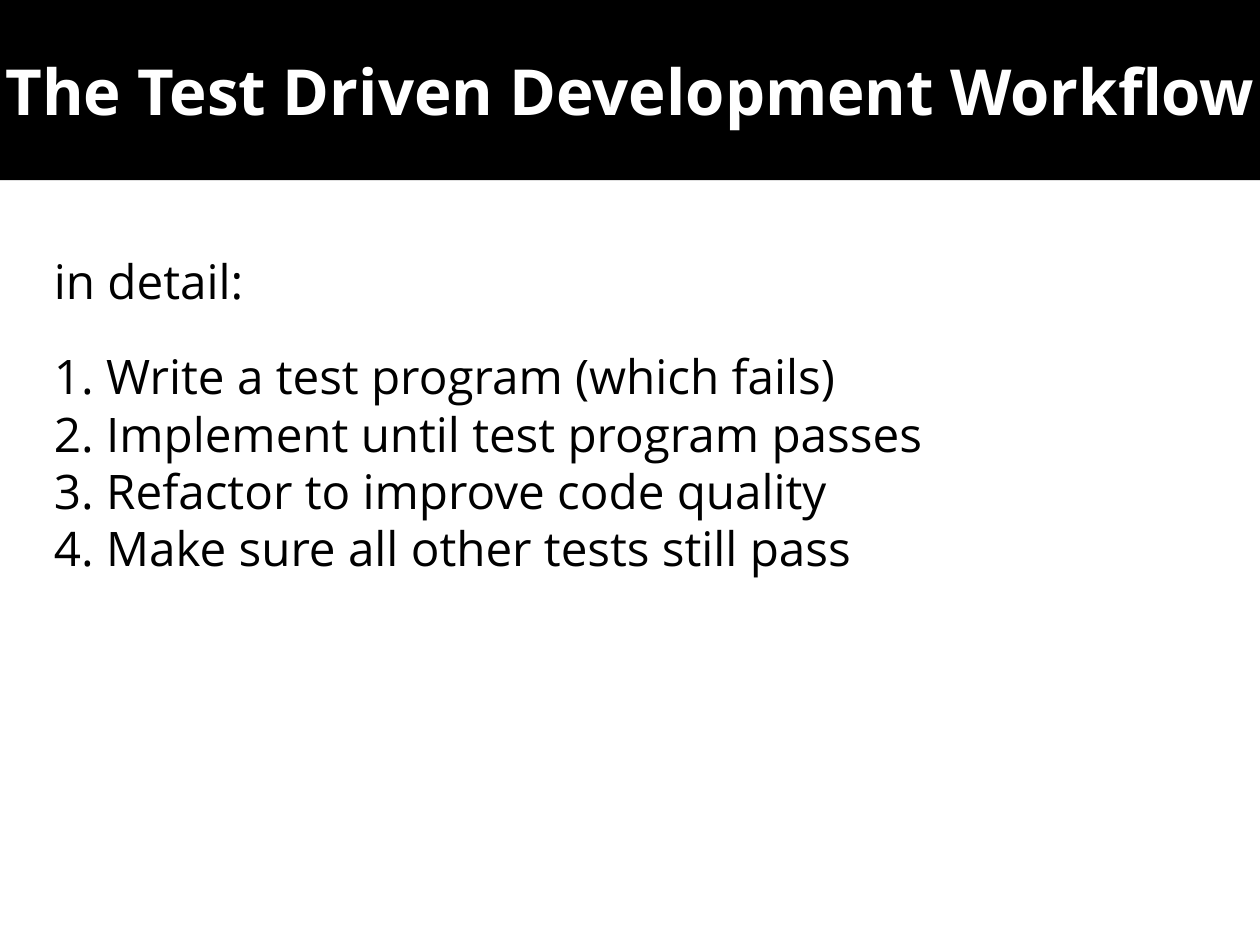
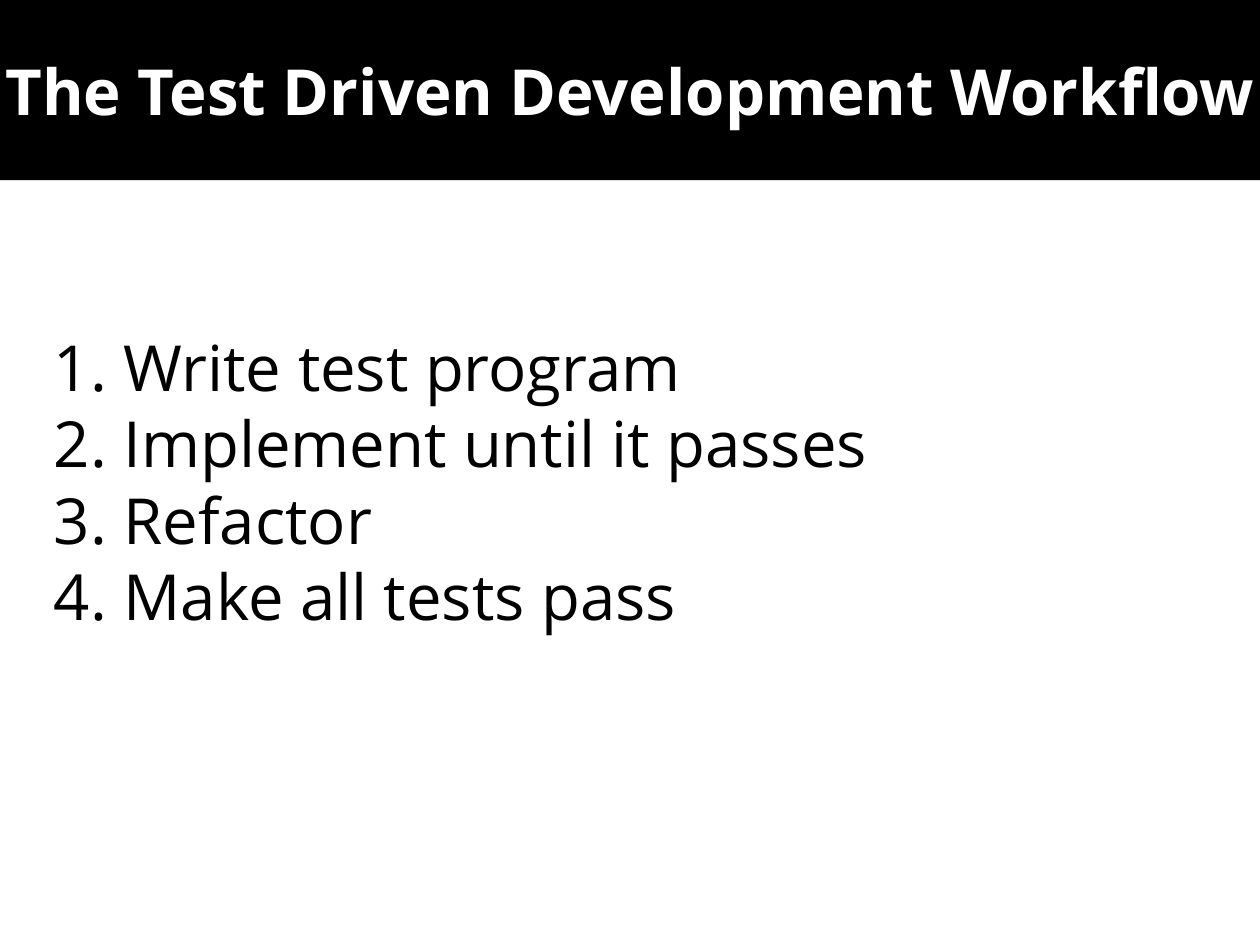
Before and after one commit to wolframroesler/Talks, a slide deck: slide 5 of tdd.odp. Drawn at 1260x945 pixels with LibreOffice and Linux fonts; fonts in the diff are those of the drawing. Boxes give left, top, right and bottom in pixels: in the first picture for what was removed or moved away, otherwise in the second. Text is boxed around its words. In the diff, an @@ line names an element or a change of style, - is before the commit and + after.

Commit message:
Dramatically shorten the text on the slides
This is a talk, not a blog post

```diff
--- a/tdd.odp
+++ b/tdd.odp
@@ text at box(54, 344, 868, 636): text changed; size 30 to 40 pt @@
-in detail:
-1. Write a test program (which fails)
-2. Implement until test program passes
-3. Refactor to improve code quality
-4. Make sure all other tests still pass
+1. Write test program
+2. Implement until it passes
+3. Refactor
+4. Make all tests pass
```
Also in this commit, not shown: 13 other slides changed, 2 slides added.
